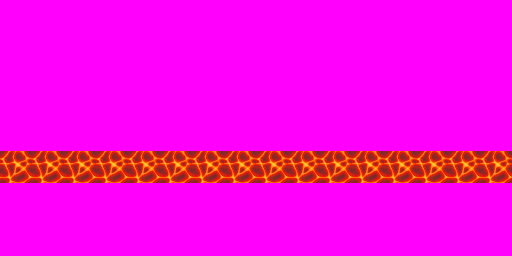
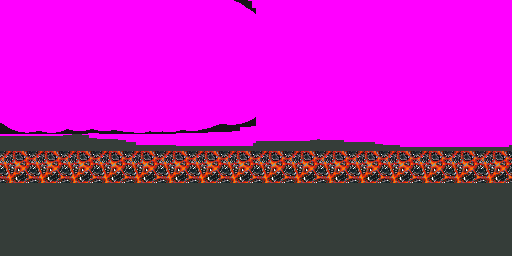
Layer changes from the first 512 × 256 image to the second:
painted on "lava copy #1" over [384, 151, 512, 183]
painted on "lava copy" over [256, 151, 384, 183]
painted on "lava copy #2" over [0, 151, 128, 183]
painted on "lava" over [128, 151, 256, 183]
painted on "Background copy" over [256, 139, 512, 256]
painted on "Background" over [0, 0, 256, 256]
